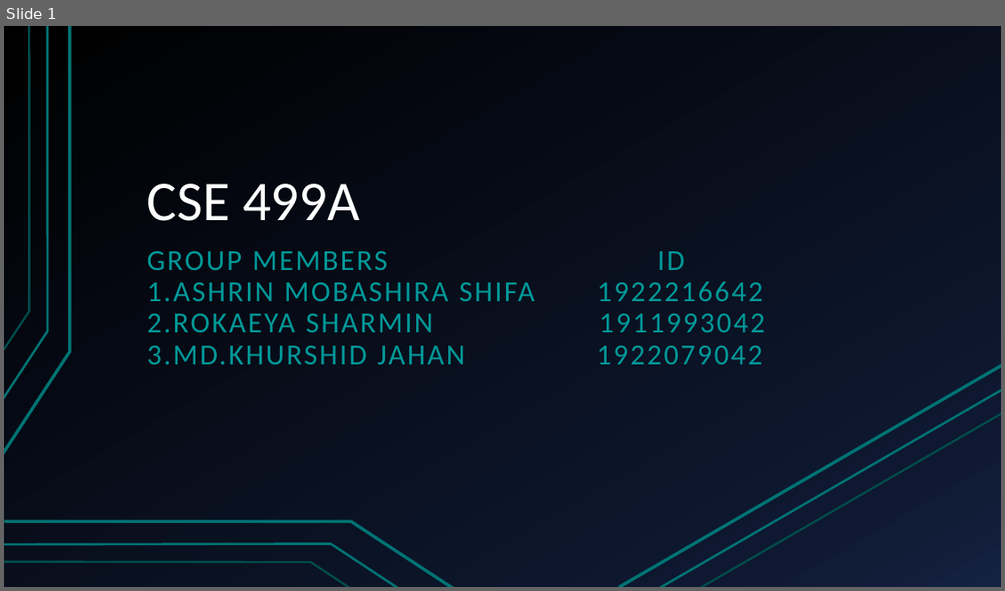
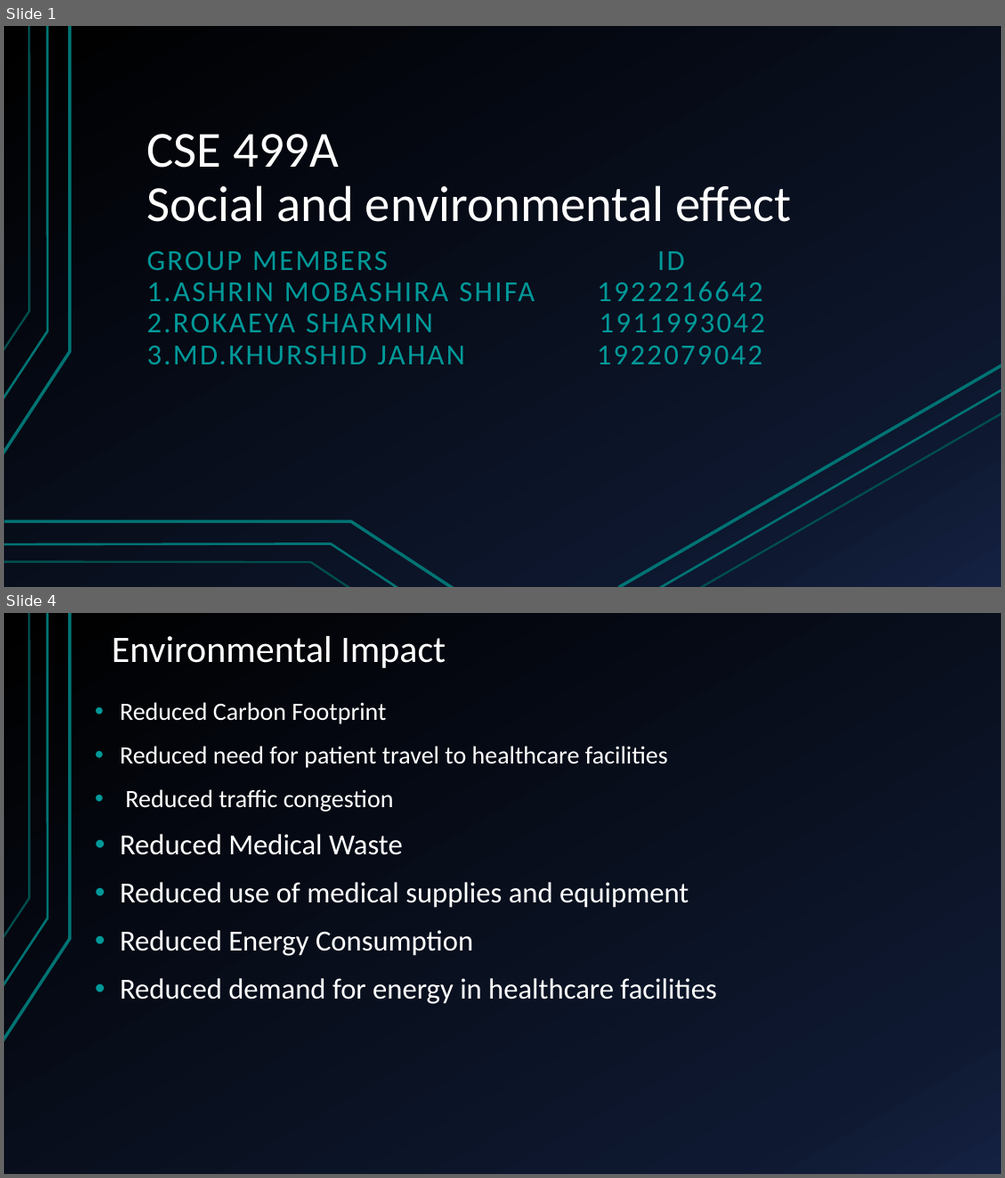
Before and after one commit to mdkhurshidjahan/CSE_499, a slide deck: CSE 499A.pptx. Shown one above the other, each under a label of ours: slide 1 before the commit, slides 1 and 4 after it; the slides between them are not shown. The pictures are 1005x591 and 1005x1178 pixels, drawn with LibreOffice and Linux fonts; fonts in the diff are those of the drawing. Boxes give left, top, right and bottom in pixels: in the first picture for what was removed or moved away, otherwise in the second. Text is boxed around its words. In the diff, an @@ line names an element or a change of style, - is before the commit and + after.

```diff
--- a/CSE 499A.pptx
+++ b/CSE 499A.pptx
@@ slide 4 added at [4, 613, 1001, 1174], background gradient #000000 to #0F1931 to #142242; not listed: 3 template elements that a slide beside it also shows @@
@@ title added at [112, 636, 445, 668], 36 pt, text #FFFFFF @@
+Environmental Impact
@@ text added at [120, 702, 716, 1004], 28 pt, text #FFFFFF @@
+• Reduced Carbon Footprint
+• Reduced need for patient travel to healthcare facilities
+• Reduced traffic congestion
+• Reduced Medical Waste
+• Reduced use of medical supplies and equipment
+• Reduced Energy Consumption
+• Reduced demand for energy in healthcare facilities
@@ slide 1 changed as well @@
@@ title at [147, 134, 792, 222]: text changed; size 54 to 48.6 pt @@
-CSE 499A
+CSE 499A
+Social and environmental effect
```
Also in this commit, not shown: 2 other slides changed, 1 other slide added, 1 slide removed, 1 other file.
